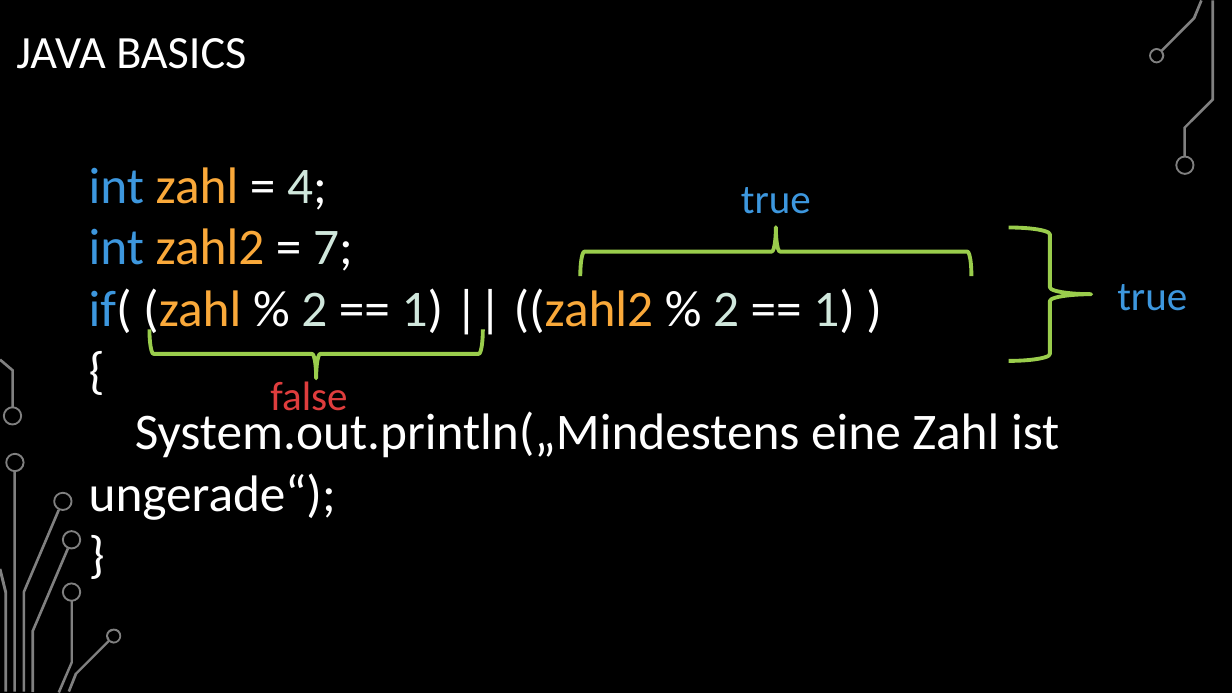
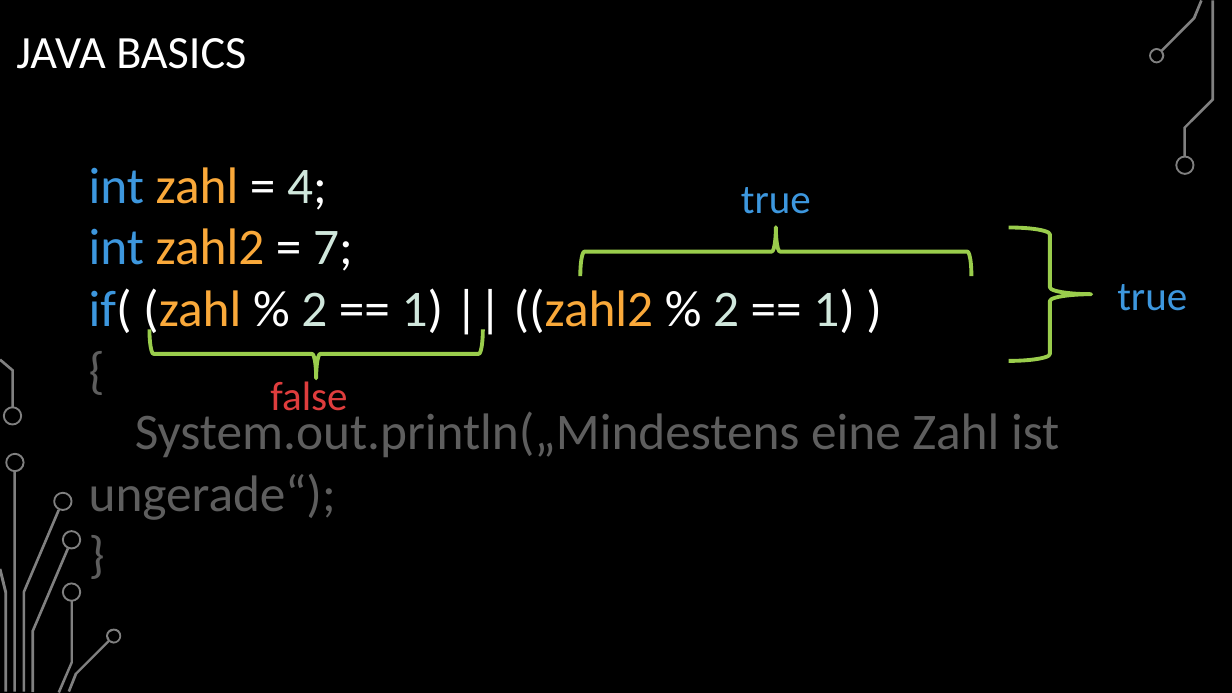
Before and after one commit to BelmontR/Java-Tutorial-Course, a slide deck: slide 54 of Java Grundkurs.pptx (slide 53 before the commit). Drawn at 1232x693 pixels with LibreOffice and Linux fonts; fonts in the diff are those of the drawing; background and template pictures are left out. Boxes give left, top, right and bottom in pixels: in the first picture for what was removed or moved away, otherwise in the second. Text is boxed around its words. In the diff, an @@ line names an element or a change of style, - is before the commit and + after.

```diff
--- a/Java Grundkurs.pptx
+++ b/Java Grundkurs.pptx
@@ text at (x1=89, y1=407, x2=1059, y2=520): text colour #FFFFFF to #5E5E5E in "{", "System.out.println(„Mindestens eine Zahl ist ungerade“);", "}" @@
```
Also in this commit, not shown: 3 other slides changed, 1 slide added, 4 other files.
